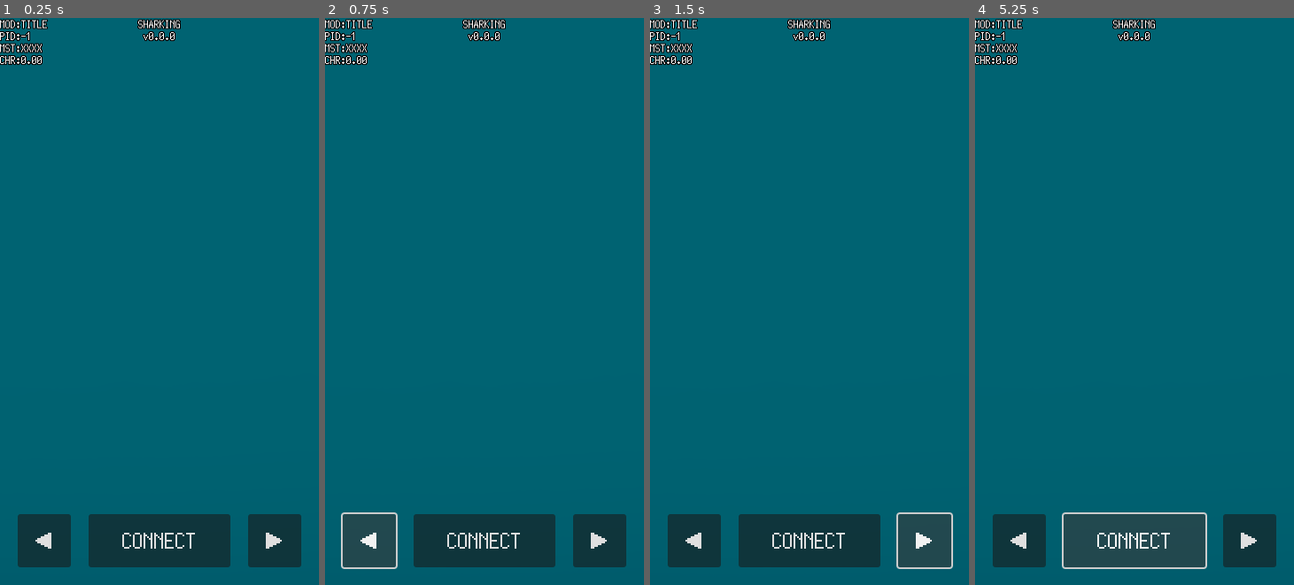
Above: before the commit, frames 1-4 (left to right).
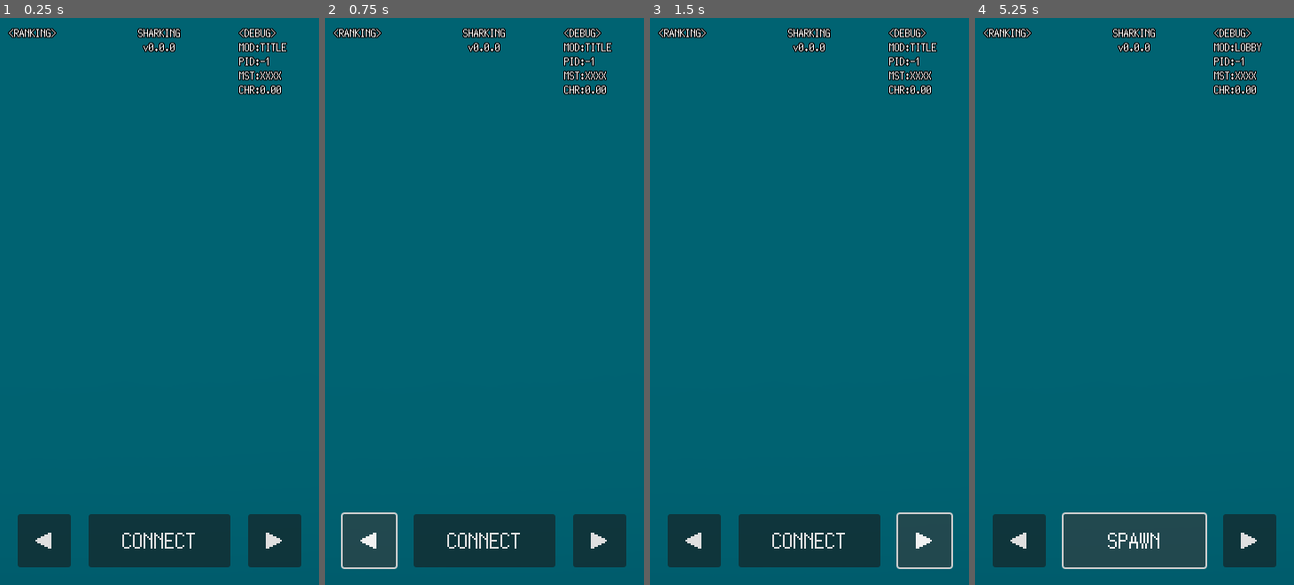
Above: after the commit, the same moments.

Repository: kamikoloss/sharking
Game: Godot game, scene res://scenes/main.tscn
The game is run twice, just before and just after one commit, with the same random seed, the same clock (stepped at 60 frames per second) and the same inputs.
Inputs:
- Up to frame 1 (0.25 s): no input
- Up to frame 2 (0.75 s): click "◀" at 0.5 s
- Up to frame 3 (1.5 s): click "▶" at 1.25 s
- Up to frame 4 (5.25 s): click "◀" at 2 s; click "▶" at 2.75 s; click "◀" at 3.5 s; click "▶" at 4.25 s; click "CONNECT" at 5 s

The runs differ from the first frame. In frame 1, 2.5% of the frame differs, in the area x 0-90%, y 0-14%; in frame 2, 2.5%; in frame 3, 2.5%; in frame 4, 2.7%, in the area x 0-90%, y 0-94%.

Commit message:
ランキングを表示するようにした

Diff:
--- a/scenes/client.tscn
+++ b/scenes/client.tscn
@@ -6,7 +6,7 @@
 [ext_resource type="PackedScene" uid="uid://52tpbo5enhtq" path="res://scenes/hero.tscn" id="5_e5wad"]
 [ext_resource type="Theme" uid="uid://cji20uu480k3h" path="res://themes/default.tres" id="6_63squ"]
 
-[node name="Client" type="Node2D" node_paths=PackedStringArray("_ws_client", "_level", "_button_center", "_button_left", "_button_right", "_debug_label_game_mode", "_debug_label_peer_id", "_debug_label_hero_move_state", "_debug_label_hero_charge")]
+[node name="Client" type="Node2D" node_paths=PackedStringArray("_ws_client", "_level", "_button_center", "_button_left", "_button_right", "_label_raking", "_debug_label_game_mode", "_debug_label_peer_id", "_debug_label_hero_move_state", "_debug_label_hero_charge")]
 script = ExtResource("1_rfnpf")
 _ws_client = NodePath("WebSocketClient")
 _level = NodePath("Level")
@@ -14,6 +14,7 @@
 _button_center = NodePath("CanvasLayer/Control/ButtonCenter")
 _button_left = NodePath("CanvasLayer/Control/ButtonLeft")
 _button_right = NodePath("CanvasLayer/Control/ButtonRight")
+_label_raking = NodePath("CanvasLayer/Control/Debug/Server/LabelRanking")
 _debug_label_game_mode = NodePath("CanvasLayer/Control/Debug/Client/LabelGameMode")
 _debug_label_peer_id = NodePath("CanvasLayer/Control/Debug/Client/LabelPeerId")
 _debug_label_hero_move_state = NodePath("CanvasLayer/Control/Debug/Client/LabelHeroMoveState")
@@ -60,15 +61,15 @@
 
 [node name="Debug" type="Control" parent="CanvasLayer/Control"]
 anchors_preset = 0
-offset_right = 40.0
-offset_bottom = 40.0
+offset_top = 10.0
+offset_bottom = 10.0
 
 [node name="Version" type="VBoxContainer" parent="CanvasLayer/Control/Debug"]
 layout_mode = 0
 offset_right = 720.0
 offset_bottom = 160.0
 scale = Vector2(0.5, 0.5)
-theme_override_constants/separation = 0
+theme_override_constants/separation = 5
 
 [node name="Label" type="Label" parent="CanvasLayer/Control/Debug/Version"]
 layout_mode = 2
@@ -82,12 +83,43 @@
 text = "v0.0.0"
 horizontal_alignment = 1
 
+[node name="Server" type="VBoxContainer" parent="CanvasLayer/Control/Debug"]
+layout_mode = 0
+offset_left = 10.0
+offset_right = 170.0
+offset_bottom = 320.0
+scale = Vector2(0.5, 0.5)
+theme_override_constants/separation = 5
+
+[node name="Label" type="Label" parent="CanvasLayer/Control/Debug/Server"]
+layout_mode = 2
+theme = ExtResource("6_63squ")
+text = "<RANKING>"
+
+[node name="LabelRanking" type="Label" parent="CanvasLayer/Control/Debug/Server"]
+layout_mode = 2
+theme = ExtResource("6_63squ")
+text = "P1111: 9999
+P2222: 9999
+P3333: 9999
+P4444: 9999
+P5555: 9999
+P6666: 9999
+P7777: 9999
+P8888: 9999"
+
 [node name="Client" type="VBoxContainer" parent="CanvasLayer/Control/Debug"]
 layout_mode = 0
-offset_right = 160.0
+offset_left = 270.0
+offset_right = 430.0
 offset_bottom = 320.0
 scale = Vector2(0.5, 0.5)
-theme_override_constants/separation = 0
+theme_override_constants/separation = 5
+
+[node name="Label" type="Label" parent="CanvasLayer/Control/Debug/Client"]
+layout_mode = 2
+theme = ExtResource("6_63squ")
+text = "<DEBUG>"
 
 [node name="LabelGameMode" type="Label" parent="CanvasLayer/Control/Debug/Client"]
 layout_mode = 2
@@ -108,32 +140,3 @@
 layout_mode = 2
 theme = ExtResource("6_63squ")
 text = "CHR:0.00"
-
-[node name="Server" type="VBoxContainer" parent="CanvasLayer/Control/Debug"]
-visible = false
-layout_mode = 0
-offset_left = 280.0
-offset_right = 440.0
-offset_bottom = 320.0
-scale = Vector2(0.5, 0.5)
-theme_override_constants/separation = 0
-
-[node name="Label" type="Label" parent="CanvasLayer/Control/Debug/Server"]
-layout_mode = 2
-theme = ExtResource("6_63squ")
-text = "PX:9999"
-
-[node name="Label2" type="Label" parent="CanvasLayer/Control/Debug/Server"]
-layout_mode = 2
-theme = ExtResource("6_63squ")
-text = "PX:9999"
-
-[node name="Label3" type="Label" parent="CanvasLayer/Control/Debug/Server"]
-layout_mode = 2
-theme = ExtResource("6_63squ")
-text = "PX:9999"
-
-[node name="Label4" type="Label" parent="CanvasLayer/Control/Debug/Server"]
-layout_mode = 2
-theme = ExtResource("6_63squ")
-text = "PX:9999"
--- a/scripts/client.gd
+++ b/scripts/client.gd
@@ -20,6 +20,7 @@
 			GameMode.GAME:
 				_button_center.text = "MOVE"
 var _peer_id = -1
+var _heros_data = []
 
 # WebSocket
 @export var _ws_client: WebSocketClient
@@ -34,6 +35,7 @@
 @export var _button_center: Button
 @export var _button_left: Button
 @export var _button_right: Button
+@export var _label_raking: Label
 
 # Debug
 @export var _debug_label_game_mode: Label
@@ -55,6 +57,7 @@
 	# 初期処理
 	_level.is_client = true
 	_game_mode = GameMode.TITLE
+	_refresh_ranking([])
 
 
 func _process(delta: float) -> void:
@@ -113,6 +116,7 @@
 		Message.MessageType.EXP_SPAWNED:
 			for exp in message["exps"]:
 				_level.spawn_exp(exp["id"], exp["pt"], exp["pos"])
+			_refresh_ranking(message["heros"])
 
 
 func _on_center_button_down() -> void:
@@ -257,8 +261,21 @@
 	return _main_hero != null
 
 
+func _refresh_ranking(heros_data: Array) -> void:
+	var ranking_data = heros_data
+	ranking_data.sort_custom(func(a, b): return a["exp"] > b["exp"]) # 降順
+
+	var ranking_string = ""
+	for hero in ranking_data:
+		var id = str(hero["id"]).substr(0, 4)
+		var me = " ★" if hero["id"] == _peer_id else ""
+		ranking_string += "P%s: %s%s\n" % [id, hero["exp"], me]
+	_label_raking.text = ranking_string
+
+
 # Debug
 func _process_refresh_debug(_delta: float) -> void:
+	# Client
 	_debug_label_game_mode.text = "MOD:%s" % GameMode.keys()[_game_mode]
 	_debug_label_peer_id.text = "PID:%s" % _peer_id
 	if _is_valid_main_hero():
--- a/scripts/server.gd
+++ b/scripts/server.gd
@@ -137,11 +137,15 @@
 	var exps = _level.spawn_exps_to_limit()
 
 	var exps_data = []
+	var heros_data = []
 	for exp in exps:
 		exps_data.append({ "id": exp.id, "pt": exp.point, "pos": exp.position })
+	for hero in _level.heros_on_level.values():
+		heros_data.append({ "id": hero.id, "exp": hero.exp_point, "hlt": hero.health_point, "pos": hero.position })
 
 	var msg = {
 		"type": Message.MessageType.EXP_SPAWNED,
 		"exps": exps_data,
+		"heros": heros_data,
 	}
 	_send_message_to_peers(msg)
